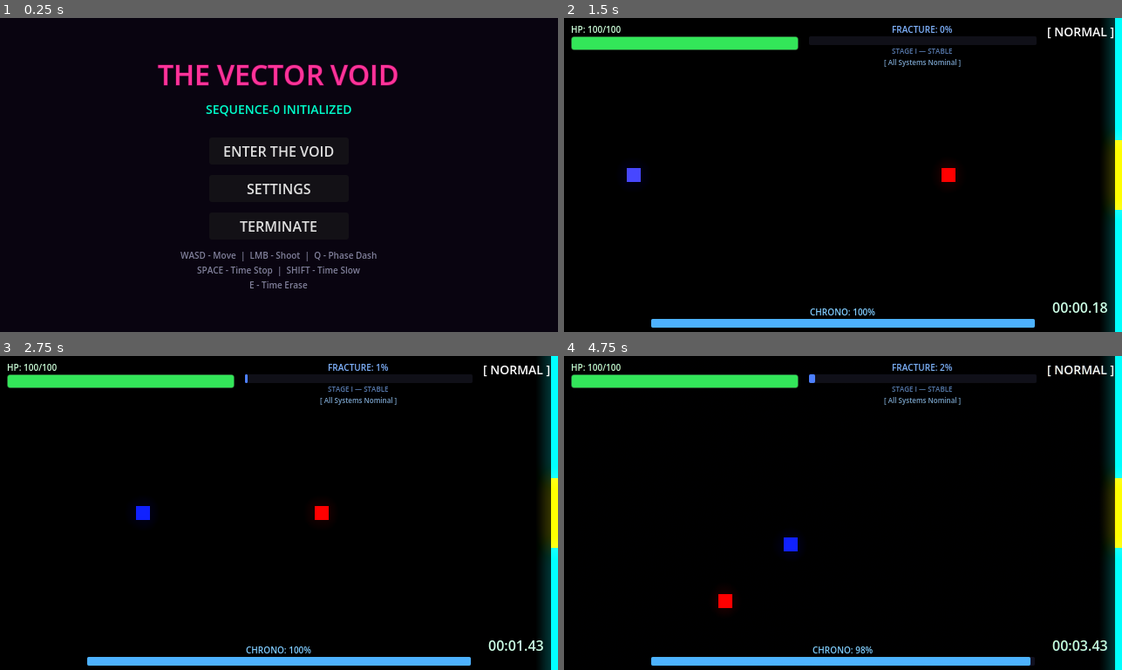
Above: before the commit, frames 1-4 (two rows, left to right).
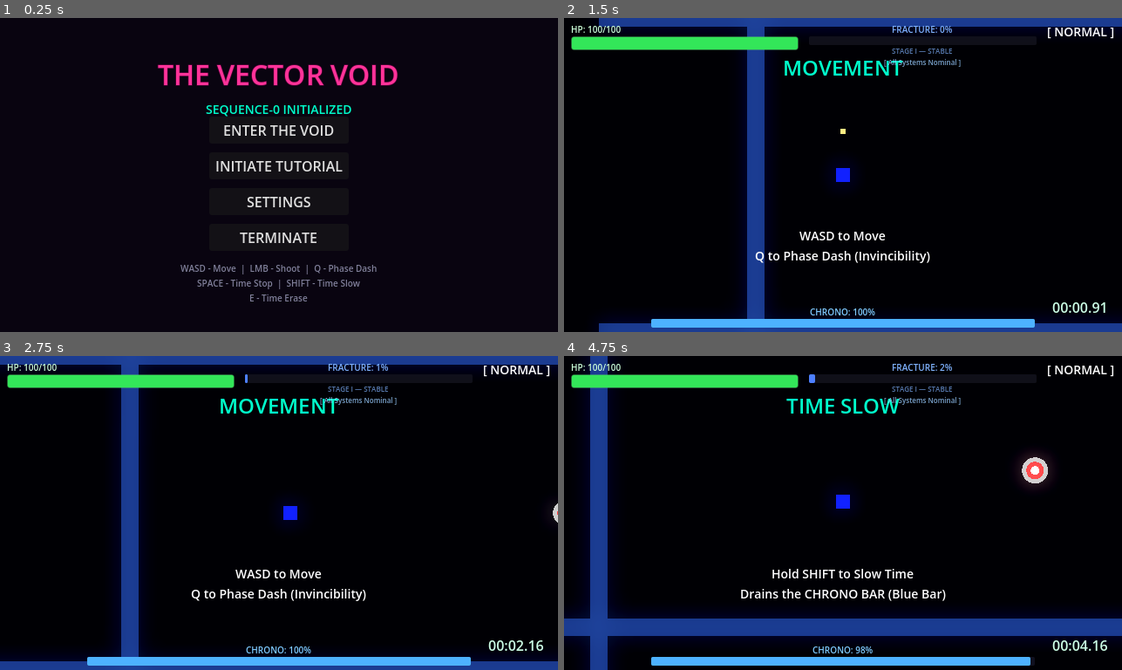
Above: after the commit, the same moments.

Repository: scarf-y/Polychron
Game: Godot game, scene res://scenes/ui/main_menu.tscn
Same seed, same stepped clock (60 frames per second), same inputs: the game is played once before the commit and once after it.
Inputs (mouse positions are in pixels of both pictures, inside the frame that each line leads up to):
- Up to frame 1 (0.25 s): no input
- Up to frame 2 (1.5 s): click (843, 165) at 0.5 s, where only the run after the commit has a clickable "INITIATE TUTORIAL"; click (843, 149) at 1.25 s, where only the run before the commit has a clickable "ENTER THE VOID"
- Up to frame 3 (2.75 s): tap Enter at 2 s; move the mouse to (401, 497) at 2.02 s; hold D (move_right) from 2.03 s (still down); tap E (time_erase) at 2.1 s; tap Shift (time_slow) at 2.3 s
- Up to frame 4 (4.75 s): move the mouse to (731, 528) at 2.77 s; release D (move_right) at 2.78 s; hold S (move_down) 2.78-3.53 s; tap Shift (time_slow) at 2.85 s; tap Space (time_stop) at 3.05, 3.6 s; move the mouse to (898, 443) at 3.52 s; hold D (move_right) 3.53-4.28 s; hold Enter 3.53-4.28 s; move the mouse to (815, 575) at 4.27 s; hold W (move_up) from 4.28 s (still down); tap Enter at 4.35 s; tap E (time_erase) at 4.55 s

The runs differ from the first frame. In frame 1, 3.2% of the frame differs, in the area x 32-68%, y 34-91%; in frame 2, 14%; in frame 3, 15%; in frame 4, 17%, in the area x 0-100%, y 0-100%.

Commit message:
feat: implement interactive tutorial level for The Vector Void

Diff:
--- /dev/null
+++ b/scenes/levels/tutorial_level.tscn
@@ -0,0 +1,137 @@
+[gd_scene load_steps=10 format=3]
+
+[ext_resource type="Script" path="res://scripts/tutorial_level.gd" id="1_script"]
+[ext_resource type="PackedScene" path="res://scenes/player/player.tscn" id="2_player"]
+[ext_resource type="PackedScene" path="res://scenes/ui/hud.tscn" id="3_hud"]
+[ext_resource type="PackedScene" path="res://scenes/effects/world_environment.tscn" id="4_world_env"]
+[ext_resource type="AudioStream" path="res://assets/audio/chrono stream.mp3" id="5_audio"]
+[ext_resource type="Script" path="res://scripts/level_bgm.gd" id="6_lvlbgm"]
+[ext_resource type="Script" path="res://scripts/tutorial_dummy.gd" id="7_dummy_script"]
+
+[sub_resource type="RectangleShape2D" id="wall_h"]
+size = Vector2(1000, 20)
+
+[sub_resource type="RectangleShape2D" id="wall_v"]
+size = Vector2(20, 600)
+
+[sub_resource type="CircleShape2D" id="dummy_shape"]
+radius = 15.0
+
+[node name="TutorialLevel" type="Node2D"]
+script = ExtResource("1_script")
+
+[node name="WorldEnvironment" parent="." instance=ExtResource("4_world_env")]
+
+[node name="Background" type="ColorRect" parent="."]
+offset_left = -500.0
+offset_top = -300.0
+offset_right = 1500.0
+offset_bottom = 1000.0
+color = Color(0.01, 0.0, 0.03, 1)
+
+[node name="Walls" type="Node2D" parent="."]
+
+[node name="Top" type="StaticBody2D" parent="Walls"]
+position = Vector2(320, 0)
+[node name="CollisionShape2D" type="CollisionShape2D" parent="Walls/Top"]
+shape = SubResource("wall_h")
+[node name="ColorRect" type="ColorRect" parent="Walls/Top"]
+offset_left = -500.0
+offset_top = -10.0
+offset_right = 500.0
+offset_bottom = 10.0
+color = Color(0.1, 0.2, 0.5, 1)
+
+[node name="Bottom" type="StaticBody2D" parent="Walls"]
+position = Vector2(320, 360)
+[node name="CollisionShape2D" type="CollisionShape2D" parent="Walls/Bottom"]
+shape = SubResource("wall_h")
+[node name="ColorRect" type="ColorRect" parent="Walls/Bottom"]
+offset_left = -500.0
+offset_top = -10.0
+offset_right = 500.0
+offset_bottom = 10.0
+color = Color(0.1, 0.2, 0.5, 1)
+
+[node name="Left" type="StaticBody2D" parent="Walls"]
+position = Vector2(0, 180)
+[node name="CollisionShape2D" type="CollisionShape2D" parent="Walls/Left"]
+shape = SubResource("wall_v")
+[node name="ColorRect" type="ColorRect" parent="Walls/Left"]
+offset_left = -10.0
+offset_top = -300.0
+offset_right = 10.0
+offset_bottom = 300.0
+color = Color(0.1, 0.2, 0.5, 1)
+
+[node name="Right" type="StaticBody2D" parent="Walls"]
+position = Vector2(640, 180)
+[node name="CollisionShape2D" type="CollisionShape2D" parent="Walls/Right"]
+shape = SubResource("wall_v")
+[node name="ColorRect" type="ColorRect" parent="Walls/Right"]
+offset_left = -10.0
+offset_top = -300.0
+offset_right = 10.0
+offset_bottom = 300.0
+color = Color(0.1, 0.2, 0.5, 1)
+
+[node name="Player" parent="." instance=ExtResource("2_player")]
+position = Vector2(100, 180)
+
+[node name="Dummy" type="CharacterBody2D" parent="."]
+position = Vector2(500, 180)
+collision_layer = 4
+collision_mask = 11
+script = ExtResource("7_dummy_script")
+
+[node name="CollisionShape2D" type="CollisionShape2D" parent="Dummy"]
+shape = SubResource("dummy_shape")
+
+[node name="CanvasLayer" type="CanvasLayer" parent="."]
+
+[node name="Instructions" type="Control" parent="CanvasLayer"]
+layout_mode = 3
+anchors_preset = 15
+anchor_right = 1.0
+anchor_bottom = 1.0
+grow_horizontal = 2
+grow_vertical = 2
+mouse_filter = 2
+
+[node name="StepLabel" type="Label" parent="CanvasLayer/Instructions"]
+layout_mode = 1
+anchors_preset = 5
+anchor_left = 0.5
+anchor_right = 0.5
+offset_left = -150.0
+offset_top = 40.0
+offset_right = 150.0
+offset_bottom = 70.0
+theme_override_colors/font_color = Color(0, 1, 0.8, 1)
+theme_override_font_sizes/font_size = 24
+text = "STEP TITLE"
+horizontal_alignment = 1
+
+[node name="InfoLabel" type="Label" parent="CanvasLayer/Instructions"]
+layout_mode = 1
+anchors_preset = 8
+anchor_left = 0.5
+anchor_top = 0.5
+anchor_right = 0.5
+anchor_bottom = 0.5
+offset_left = -200.0
+offset_top = 60.0
+offset_right = 200.0
+offset_bottom = 120.0
+theme_override_font_sizes/font_size = 14
+text = "Instruction text goes here.
+Explain what to do."
+horizontal_alignment = 1
+
+[node name="HUD" parent="CanvasLayer" instance=ExtResource("3_hud")]
+
+[node name="BGMPlayer" type="AudioStreamPlayer" parent="."]
+stream = ExtResource("5_audio")
+autoplay = true
+bus = &"Gameplay"
+script = ExtResource("6_lvlbgm")
--- a/scenes/ui/main_menu.tscn
+++ b/scenes/ui/main_menu.tscn
@@ -80,14 +80,20 @@
 anchor_right = 0.5
 anchor_bottom = 0.5
 offset_left = -80.0
-offset_top = -20.0
+offset_top = -45.0
 offset_right = 80.0
-offset_bottom = 50.0
-theme_override_constants/separation = 12
+offset_bottom = 65.0
+grow_horizontal = 2
+grow_vertical = 2
+theme_override_constants/separation = 10
 
 [node name="StartButton" type="Button" parent="VBoxContainer"]
 layout_mode = 2
 text = "ENTER THE VOID"
+
+[node name="TutorialButton" type="Button" parent="VBoxContainer"]
+layout_mode = 2
+text = "INITIATE TUTORIAL"
 
 [node name="SettingsButton" type="Button" parent="VBoxContainer"]
 layout_mode = 2
@@ -105,7 +111,7 @@
 anchor_right = 0.5
 anchor_bottom = 1.0
 offset_left = -200.0
-offset_top = -95.0
+offset_top = -80.0
 offset_right = 200.0
 offset_bottom = -10.0
 horizontal_alignment = 1
--- a/scripts/main_menu.gd
+++ b/scripts/main_menu.gd
@@ -4,6 +4,7 @@
 ## Title, Start, and Quit buttons.
 
 @onready var start_button: Button = $VBoxContainer/StartButton
+@onready var tutorial_button: Button = $VBoxContainer/TutorialButton
 @onready var settings_button: Button = $VBoxContainer/SettingsButton
 @onready var quit_button: Button = $VBoxContainer/QuitButton
 
@@ -20,6 +21,7 @@
 
 func _ready() -> void:
 	start_button.pressed.connect(_on_start_pressed)
+	tutorial_button.pressed.connect(_on_tutorial_pressed)
 	settings_button.pressed.connect(_on_settings_pressed)
 	quit_button.pressed.connect(_on_quit_pressed)
 
@@ -99,6 +101,10 @@
 	TimeManager.start_new_run()
 	get_tree().change_scene_to_file("res://scenes/levels/level_01.tscn")
 
+func _on_tutorial_pressed() -> void:
+	GameJuice.play_sfx("res://assets/audio/uiClick.wav")
+	get_tree().change_scene_to_file("res://scenes/levels/tutorial_level.tscn")
+
 func _on_quit_pressed() -> void:
 	get_tree().quit()
 
--- /dev/null
+++ b/scripts/tutorial_dummy.gd
@@ -0,0 +1,30 @@
+extends CharacterBody2D
+
+signal dummy_killed
+
+@export var health: float = 1.0 # 1 hit to kill
+
+func _ready() -> void:
+	add_to_group("enemies")
+
+func take_damage(_amount: float) -> void:
+	# Dummies just die instantly for tutorial flow
+	_die()
+
+func _die() -> void:
+	GameJuice.death_impact()
+	GameJuice.spawn_death_particles(global_position, Color(1, 1, 1), 15)
+	TimeManager.on_enemy_killed() # Reduces fracture
+	dummy_killed.emit()
+
+	# Notify parent if it's the tutorial level
+	if get_parent().has_method("_on_dummy_killed"):
+		get_parent()._on_dummy_killed()
+
+	queue_free()
+
+func _draw() -> void:
+	# Draw a simple target-like shape
+	draw_circle(Vector2.ZERO, 15, Color(0.8, 0.8, 0.8))
+	draw_circle(Vector2.ZERO, 10, Color(1.0, 0.2, 0.2))
+	draw_circle(Vector2.ZERO, 5, Color(1.0, 1.0, 1.0))
--- /dev/null
+++ b/scripts/tutorial_level.gd
@@ -0,0 +1,104 @@
+extends Node2D
+
+## Tutorial Controller for The Vector Void.
+## Handles the sequence of instructional steps and trigger zones.
+
+@onready var player = $Player
+@onready var instructions = $CanvasLayer/Instructions
+@onready var step_label = $CanvasLayer/Instructions/StepLabel
+@onready var info_label = $CanvasLayer/Instructions/InfoLabel
+
+var current_step: int = 0
+var steps = [
+	{
+		"title": "MOVEMENT",
+		"info": "WASD to Move\nQ to Phase Dash (Invincibility)",
+		"condition": "move"
+	},
+	{
+		"title": "TIME SLOW",
+		"info": "Hold SHIFT to Slow Time\nDrains the CHRONO BAR (Blue Bar)",
+		"condition": "slow"
+	},
+	{
+		"title": "TIME STOP",
+		"info": "Hold SPACE to Stop Time\nDrains the CHRONO BAR quickly",
+		"condition": "stop"
+	},
+	{
+		"title": "TIME ERASE",
+		"info": "Hold E to Erase Time\nYou become intangible and leave a DECOY\nEnemies target the decoy while you move freely",
+		"condition": "erase"
+	},
+	{
+		"title": "FRACTURE & LOCKDOWN",
+		"info": "Abilities increase the FRACTURE METER (Red/Purple Bar)\n100% Fracture = LOCKDOWN (Abilities Locked)\nKill enemies to reduce Fracture and end Lockdown",
+		"condition": "kill"
+	},
+	{
+		"title": "TUTORIAL COMPLETE",
+		"info": "You are ready to enter THE VECTOR VOID.\nPress ENTER to return to menu",
+		"condition": "finish"
+	}
+]
+
+func _ready() -> void:
+	TimeManager.reset_fracture(true)
+	TimeManager.game_is_active = true
+	_update_step_ui()
+
+	if has_node("Dummy"):
+		$Dummy.dummy_killed.connect(_on_dummy_killed)
+
+	# Connect to signals if needed
+	TimeManager.lockdown_changed.connect(_on_lockdown_changed)
+
+func _process(_delta: float) -> void:
+	match current_step:
+		0: # Movement
+			if Input.is_action_just_pressed("move_right") or Input.is_action_just_pressed("move_left"):
+				_next_step_delayed(2.0)
+		1: # Slow
+			if Input.is_action_just_pressed("time_slow"):
+				_next_step_delayed(3.0)
+		2: # Stop
+			if Input.is_action_just_pressed("time_stop"):
+				_next_step_delayed(3.0)
+		3: # Erase
+			if Input.is_action_just_pressed("time_erase"):
+				_next_step_delayed(4.0)
+		4: # Kill/Fracture
+			# This might be triggered by a dummy death or just waiting
+			pass
+		5: # Finish
+			if Input.is_key_pressed(KEY_ENTER):
+				GameJuice.transition_to_scene("res://scenes/ui/main_menu.tscn")
+
+func _update_step_ui() -> void:
+	var step = steps[current_step]
+	step_label.text = step.title
+	info_label.text = step.info
+
+	# Animate UI
+	instructions.modulate.a = 0
+	var tween = create_tween()
+	tween.tween_property(instructions, "modulate:a", 1.0, 0.5)
+
+func _next_step_delayed(delay: float) -> void:
+	if current_step >= steps.size() - 1: return
+
+	# Use a one-shot timer to wait before moving to next step
+	var t = get_tree().create_timer(delay)
+	t.timeout.connect(func():
+		current_step += 1
+		_update_step_ui()
+	)
+
+func _on_lockdown_changed(is_lockdown: bool) -> void:
+	if is_lockdown and current_step == 4:
+		# Maybe show extra info about how to clear it
+		info_label.text += "\n\nLOCKDOWN ACTIVE! Kill the dummy to clear it!"
+
+func _on_dummy_killed() -> void:
+	if current_step == 4:
+		_next_step_delayed(1.0)
